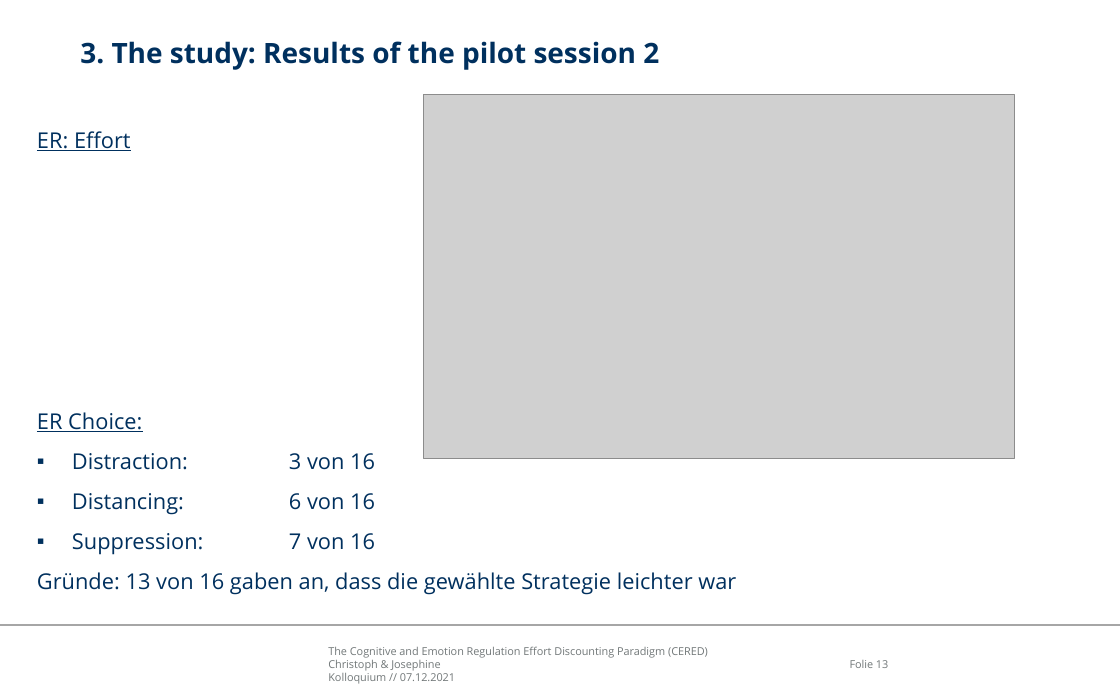
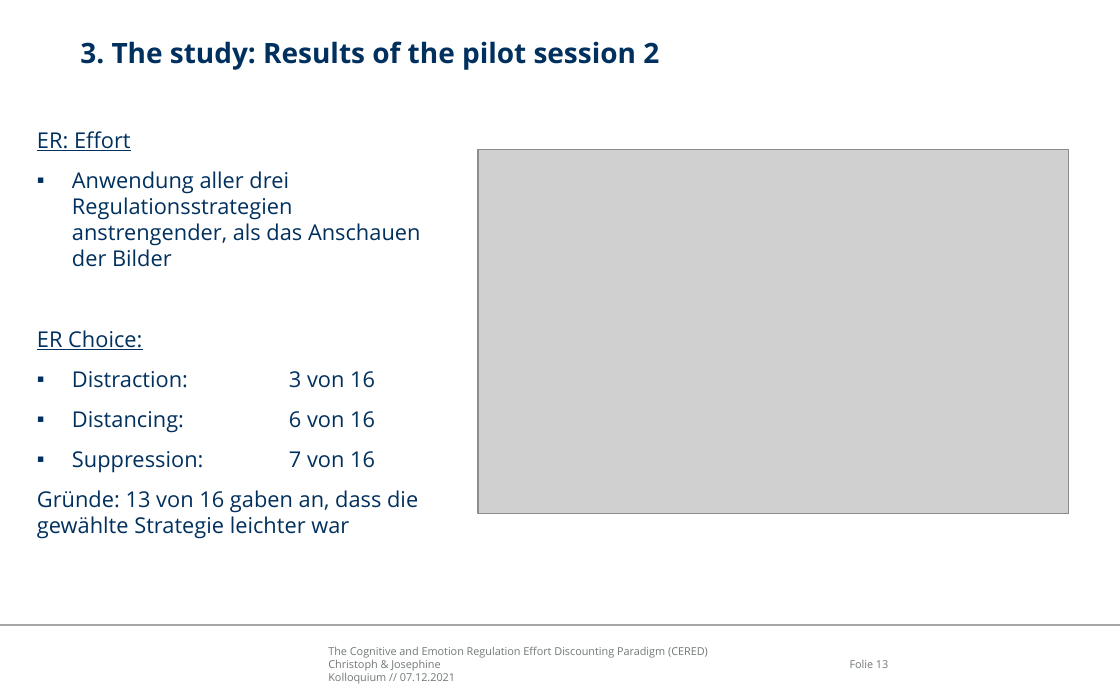
Before and after one commit to ChScheffel/CAD, a slide deck: slide 13 of 99_Thinktank/Talks/21-12-07_Kolloquium/CERED_Presentation.pptx. Drawn at 1120x700 pixels with LibreOffice and Linux fonts; fonts in the diff are those of the drawing; grey boxes stand for pictures; background and template pictures are left out. Boxes give left, top, right and bottom in pixels: in the first picture for what was removed or moved away, otherwise in the second. Text is boxed around its words. In the diff, an @@ line names an element or a change of style, - is before the commit and + after.

```diff
--- a/99_Thinktank/Talks/21-12-07_Kolloquium/CERED_Presentation.pptx
+++ b/99_Thinktank/Talks/21-12-07_Kolloquium/CERED_Presentation.pptx
@@ picture moved from (x1=423, y1=94, x2=1014, y2=458) to (x1=478, y1=149, x2=1068, y2=513) @@
@@ text at (x1=72, y1=171, x2=421, y2=267): paragraph added @@
+▪ Anwendung aller drei Regulationsstrategien anstrengender, als das Anschauen der Bilder
```
Also in this commit, not shown: 2 other slides changed, 1 slide added.
